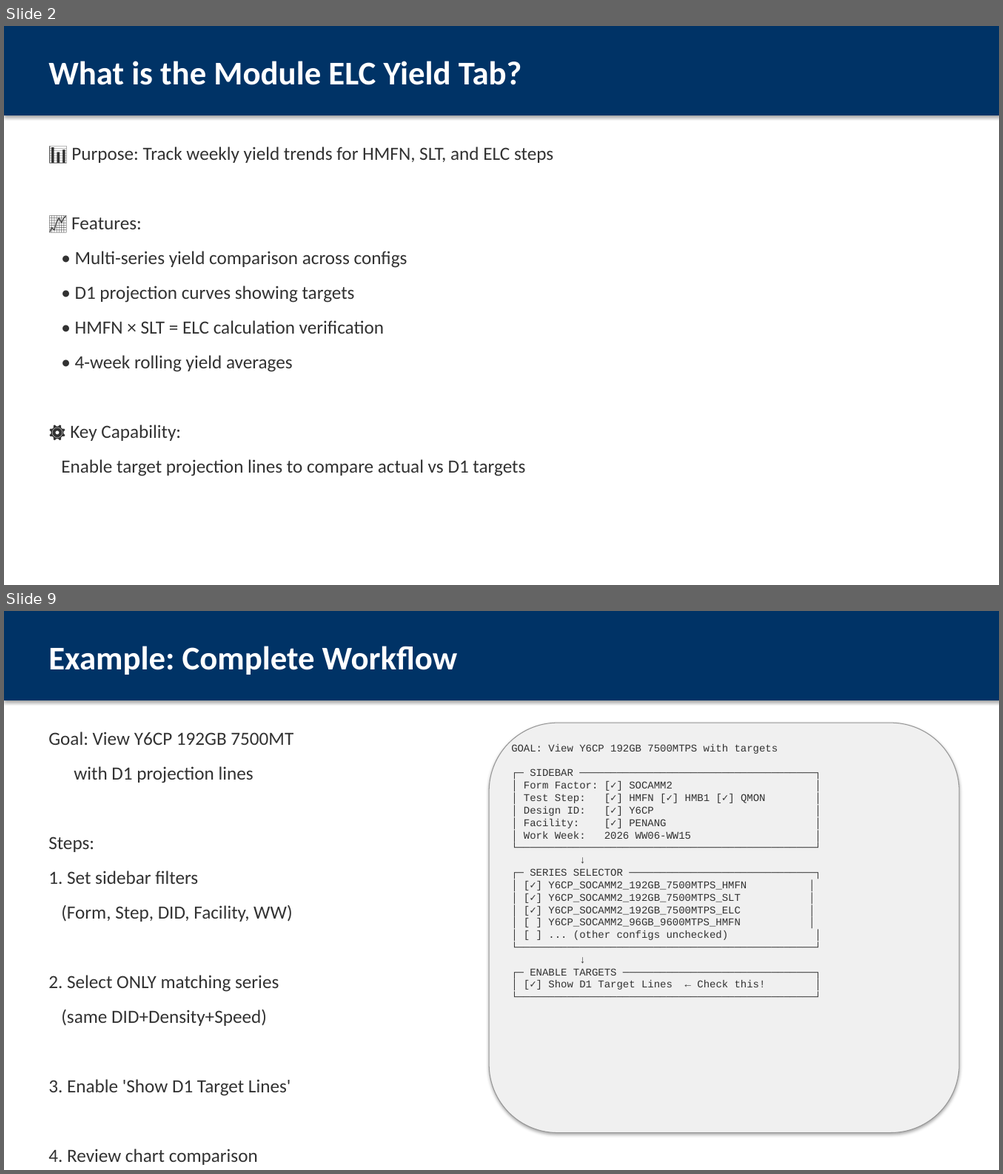
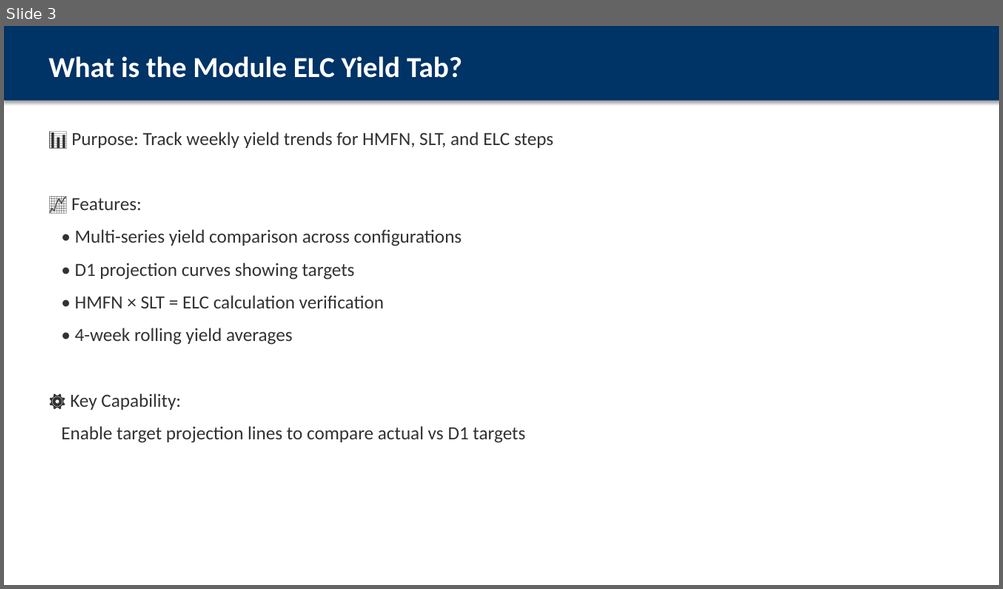
Before and after one commit to ASEGARAN/MODULE_YIELD_DASHBOARD, a slide deck: Module_ELC_Yield_User_Guide.pptx. Shown one above the other, each under a label of ours: slides 2 and 9 before the commit, slide 3 after it; the slides between them are not shown. The pictures are 1003x1174 and 1003x589 pixels, drawn with LibreOffice and Linux fonts; fonts in the diff are those of the drawing. Boxes give left, top, right and bottom in pixels: in the first picture for what was removed or moved away, otherwise in the second. Text is boxed around its words. In the diff, an @@ line names an element or a change of style, - is before the commit and + after.

```diff
--- a/Module_ELC_Yield_User_Guide.pptx
+++ b/Module_ELC_Yield_User_Guide.pptx
@@ slide 9 removed at box(4, 611, 999, 1170), background #FFFFFF @@
@@ rectangle removed at box(4, 611, 999, 701) @@
@@ text removed at box(48, 646, 458, 675) @@
-Example: Complete Workflow
@@ text removed at box(48, 732, 293, 1165) @@
-Goal: View Y6CP 192GB 7500MT
-with D1 projection lines
-Steps:
-1. Set sidebar filters
-(Form, Step, DID, Facility, WW)
-2. Select ONLY matching series
-(same DID+Density+Speed)
-3. Enable 'Show D1 Target Lines'
-4. Review chart comparison
@@ rounded rectangle removed at box(489, 723, 959, 1133) @@
@@ text removed at box(511, 744, 778, 990) @@
-GOAL: View Y6CP 192GB 7500MTPS with targets
-┌─ SIDEBAR ──────────────────────────────────────┐
-│ Form Factor: [✓] SOCAMM2 │
-│ Test Step: [✓] HMFN [✓] HMB1 [✓] QMON │
-│ Design ID: [✓] Y6CP │
-│ Facility: [✓] PENANG │
-│ Work Week: 2026 WW06-WW15 │
-└────────────────────────────────────────────────┘
-↓
-┌─ SERIES SELECTOR ──────────────────────────────┐
-│ [✓] Y6CP_SOCAMM2_192GB_7500MTPS_HMFN │
-│ [✓] Y6CP_SOCAMM2_192GB_7500MTPS_SLT │
-│ [✓] Y6CP_SOCAMM2_192GB_7500MTPS_ELC │
-│ [ ] Y6CP_SOCAMM2_96GB_9600MTPS_HMFN │
-│ [ ] ... (other configs unchecked) │
-└────────────────────────────────────────────────┘
-↓
-┌─ ENABLE TARGETS ───────────────────────────────┐
-│ [✓] Show D1 Target Lines ← Check this! │
-└────────────────────────────────────────────────┘
@@ what was slide 2 is now slide 3 @@
@@ slide 3 changed as well @@
@@ rectangle: place and size @@
-rectangle at box(4, 26, 999, 116)
+rectangle at box(4, 26, 999, 101)
@@ text "What is the Module ELC ..." at box(48, 56, 462, 78): size 32 to 28 pt @@
@@ text "📊 Purpose: Track weekly yield ...": place and size @@
-text "📊 Purpose: Track weekly yield ..." at box(61, 147, 553, 477)
+text "📊 Purpose: Track weekly yield ..." at box(61, 132, 553, 443)
@@ text at box(61, 132, 553, 443): less space between paragraphs @@
@@ text at box(75, 230, 462, 247): text changed @@
-• Multi-series yield comparison across configs
+• Multi-series yield comparison across configurations
```
Also in this commit, not shown: 9 other slides changed, 1 slide added, 1 other slide removed, 2 other files.
